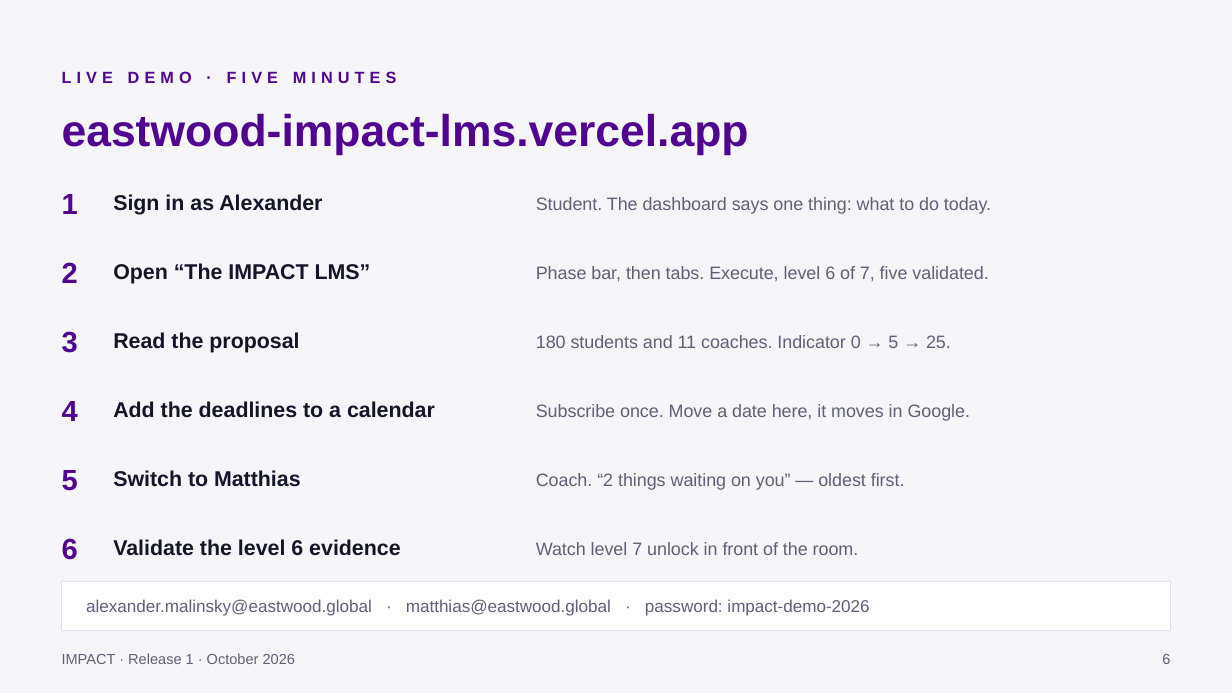
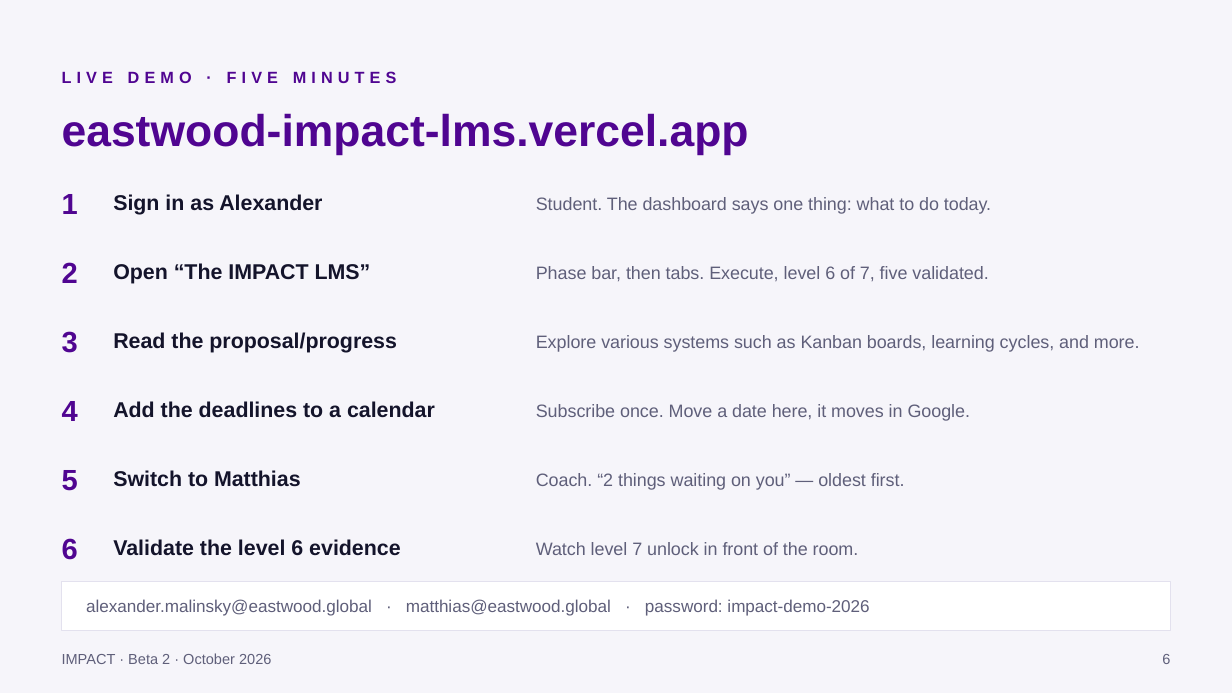
Before and after one commit to alexandermalinsky-brutal-guet-ag/eastwood-impact-lms, a slide deck: slide 6 of docs/IMPACT-Release-1-Demo.pptx. Drawn at 1232x693 pixels with LibreOffice and Linux fonts; fonts in the diff are those of the drawing. Boxes give left, top, right and bottom in pixels: in the first picture for what was removed or moved away, otherwise in the second. Text is boxed around its words. In the diff, an @@ line names an element or a change of style, - is before the commit and + after.

```diff
--- a/docs/IMPACT-Release-1-Demo.pptx
+++ b/docs/IMPACT-Release-1-Demo.pptx
@@ text at (113, 332, 397, 353): text changed @@
-Read the proposal
+Read the proposal/progress
@@ text at (536, 335, 1140, 352): text changed @@
-180 students and 11 coaches. Indicator 0 → 5 → 25.
+Explore various systems such as Kanban boards, learning cycles, and more.
@@ text at (62, 653, 271, 664): text changed @@
-IMPACT · Release 1 · October 2026
+IMPACT · Beta 2 · October 2026
```
Also in this commit, not shown: 12 other slides changed, 2 slides added, 1 slide removed.
